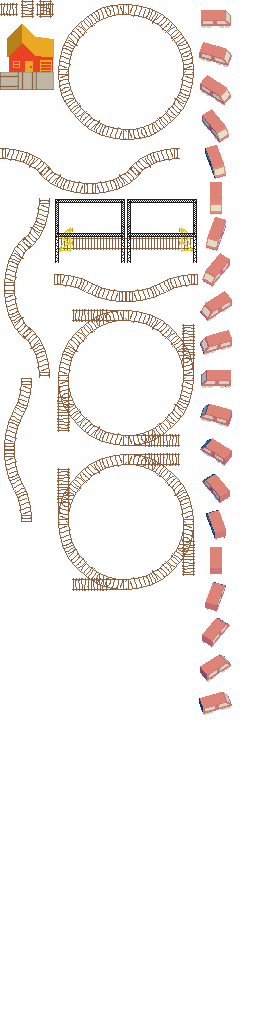
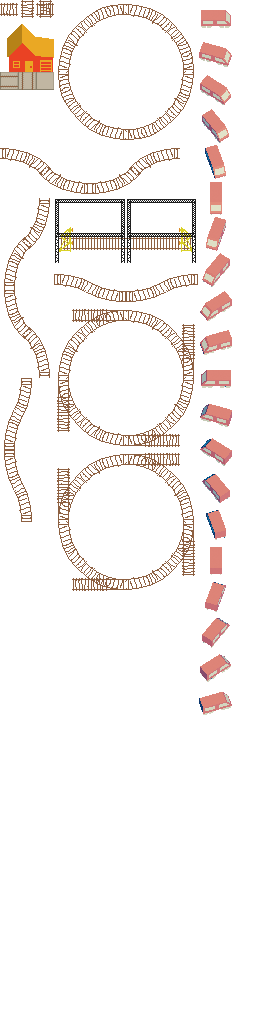
Comparing the layer stacks of the two (256, 1024) images. Changes:
painted on "0019.png" over [192, 199, 197, 263]
